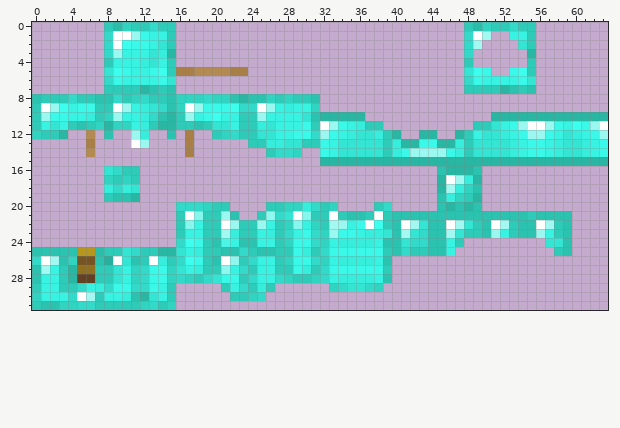
Pixel-art sprite: img/heavyDiamondArmor_layer_1.png. That is the earlier state.
The file is 64x32 pixels. Colours within 5 levels of each other are drawn and written as one.
The result:
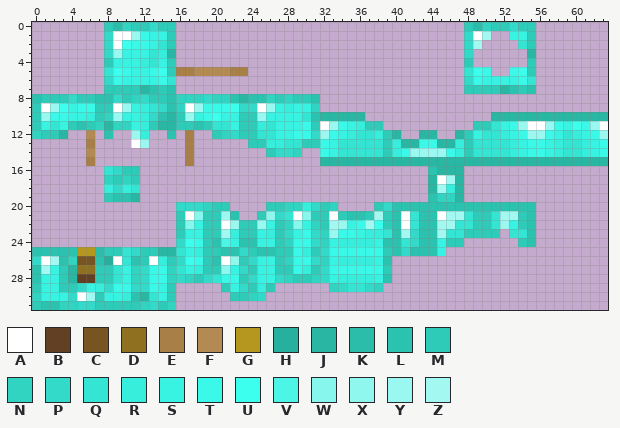
Palette (. is transparent): A #ffffff  B #624023  C #765522  D #8f6f20  E #a77f47  F #b28a52  G #b5961e  H #28b09e  J #29b6a3  K #2bbcaa  L #2cc2b0  M #2fcbb9  N #31d3c1  P #33dac9  Q #35e5d4  R #37eddb  S #39f3e2  T #3bf9e8  U #3cffee  V #4cf5e6  W #87f7ed  X #90f7ee  Y #9af8f0  Z #a3f8f1
Edits made:
y 15: x 6 . -> E; x 17 . -> E
y 16: x 44..45 .L -> LJ; x 48..49 JL -> ..
y 17: x 44..49 .JAZRJ -> JAZJ..
y 18: x 44..49 .JZRNL -> JZRJ..
y 19: x 44..49 .LRNMJ -> LNNJ..
y 20: x 40..44 ..... -> LLLLL; x 46 J -> L; x 48 J -> L; x 50..55 ...... -> LLLLLL
y 21: x 38 A -> Z; x 41..42 LL -> AQ; x 45..59 LLLLLLLLLLMLLLL -> AZZQMMQZZML....
y 22: x 37 A -> Z; x 42..43 ZQ -> QL; x 45..47 LAZ -> ZZQ; x 50..54 LAZML -> MQYSM; x 56..59 AZML -> ....
y 23: x 42..43 QP -> PL; x 45..46 LZ -> ZQ; x 50..54 LYSML -> MM.QQ; x 56..59 YSML -> ....
y 24: x 43 P -> L; x 45..46 LS -> SM; x 54..55 .. -> ML; x 57..59 QQL -> ...
y 25: x 42..43 MM -> LL; x 45..46 LS -> S.; x 58..59 ML -> ..
